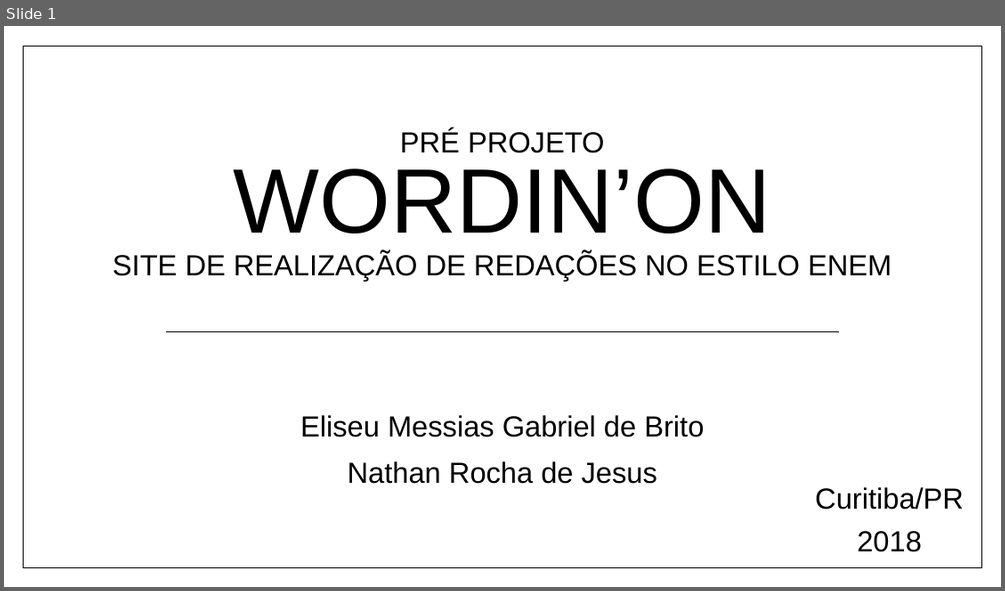
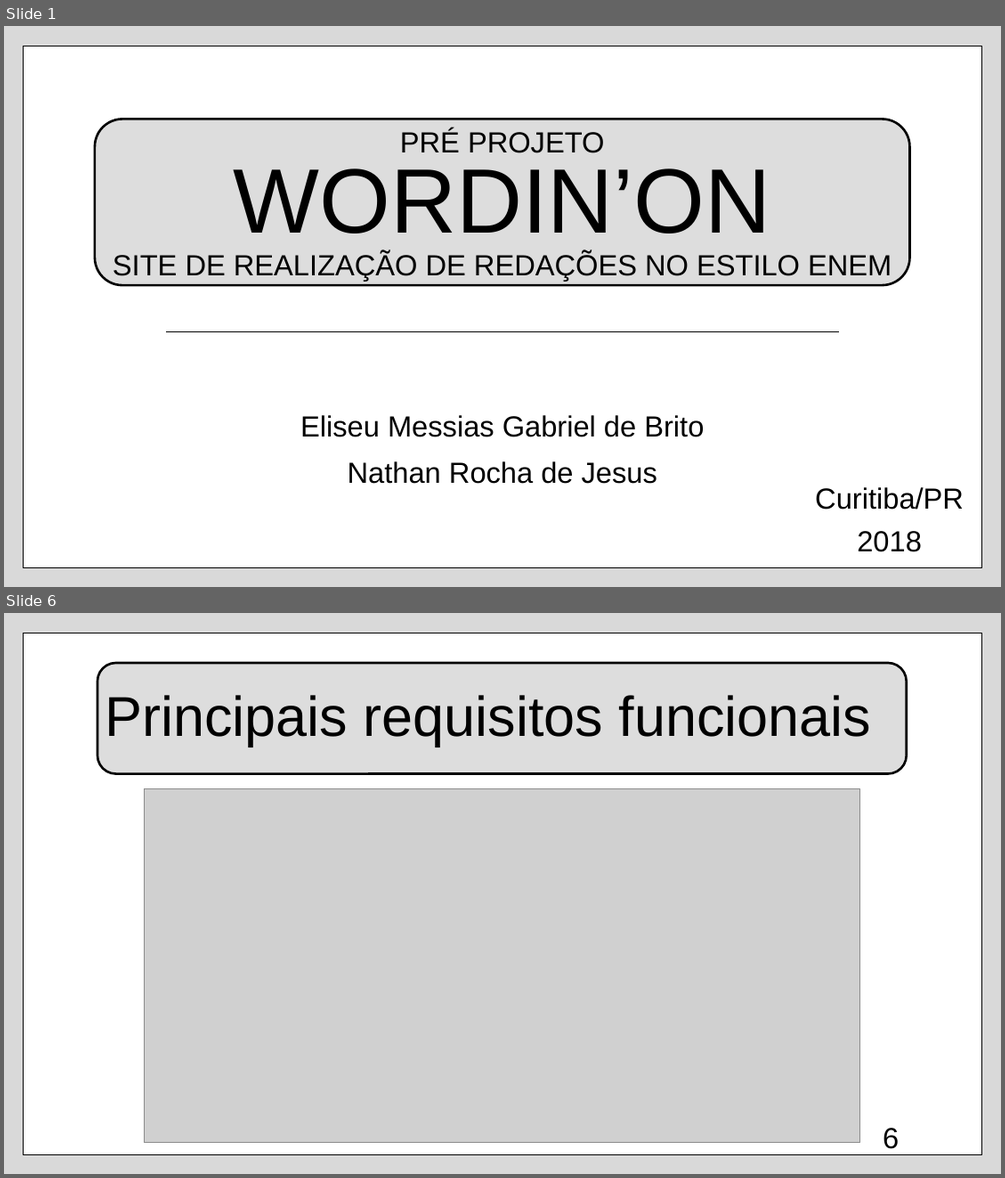
Before and after one commit to n4th4nrjesus/WordinOn, a slide deck: Apresentação Wordin'On.pptx. Shown one above the other, each under a label of ours: slide 1 before the commit, slides 1 and 6 after it; the slides between them are not shown. The pictures are 1005x591 and 1005x1178 pixels, drawn with LibreOffice and Linux fonts; fonts in the diff are those of the drawing; grey boxes stand for pictures. Boxes give left, top, right and bottom in pixels: in the first picture for what was removed or moved away, otherwise in the second. Text is boxed around its words. In the diff, an @@ line names an element or a change of style, - is before the commit and + after.

```diff
--- a/Apresentação Wordin'On.pptx
+++ b/Apresentação Wordin'On.pptx
@@ slide 6 added at bbox=[4, 613, 1001, 1174], background #DADADA; not listed: 1 template element that a slide beside it also shows @@
@@ rounded rectangle added at bbox=[97, 663, 906, 774], fill #DDDDDD, outline #000000 2.25 pt @@
@@ title added at bbox=[105, 695, 872, 747], 54 pt, text #000000 @@
+Principais requisitos funcionais
@@ picture added at bbox=[144, 788, 860, 1142] @@
@@ page number added at bbox=[882, 1127, 898, 1149], 28 pt, text #000000 @@
+6
@@ slide 1 changed as well @@
@@ background #FFFFFF to #DADADA @@
@@ rounded rectangle added at bbox=[95, 119, 909, 285], fill #DDDDDD, outline #000000 2.25 pt @@
```
Also in this commit, not shown: 1 other slide changed, 5 other slides added.
